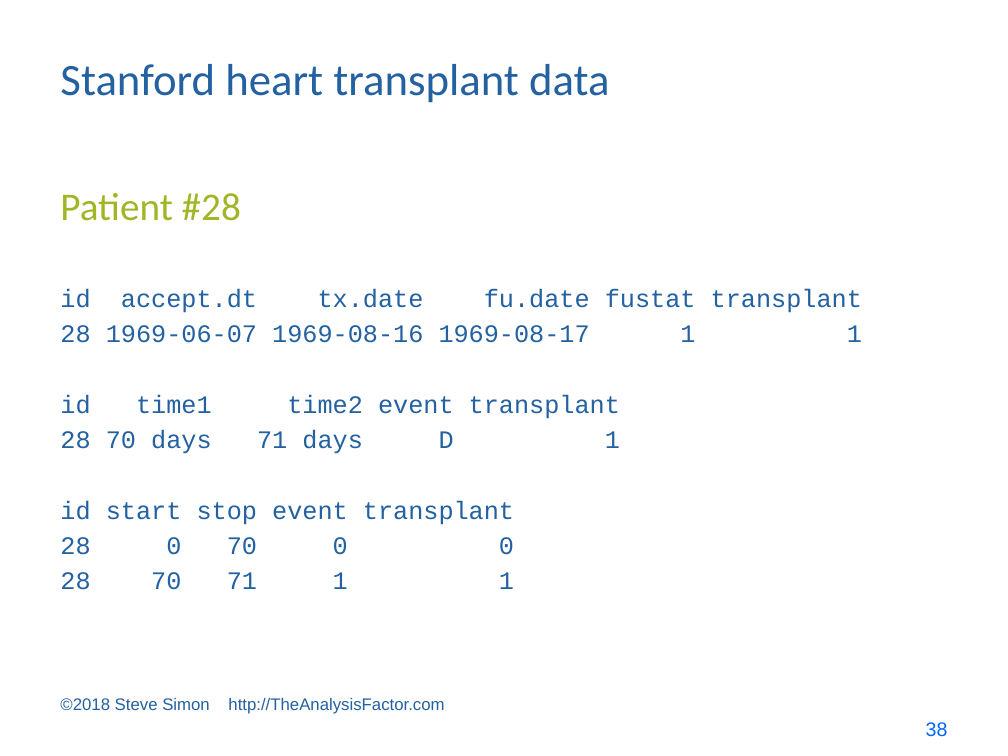
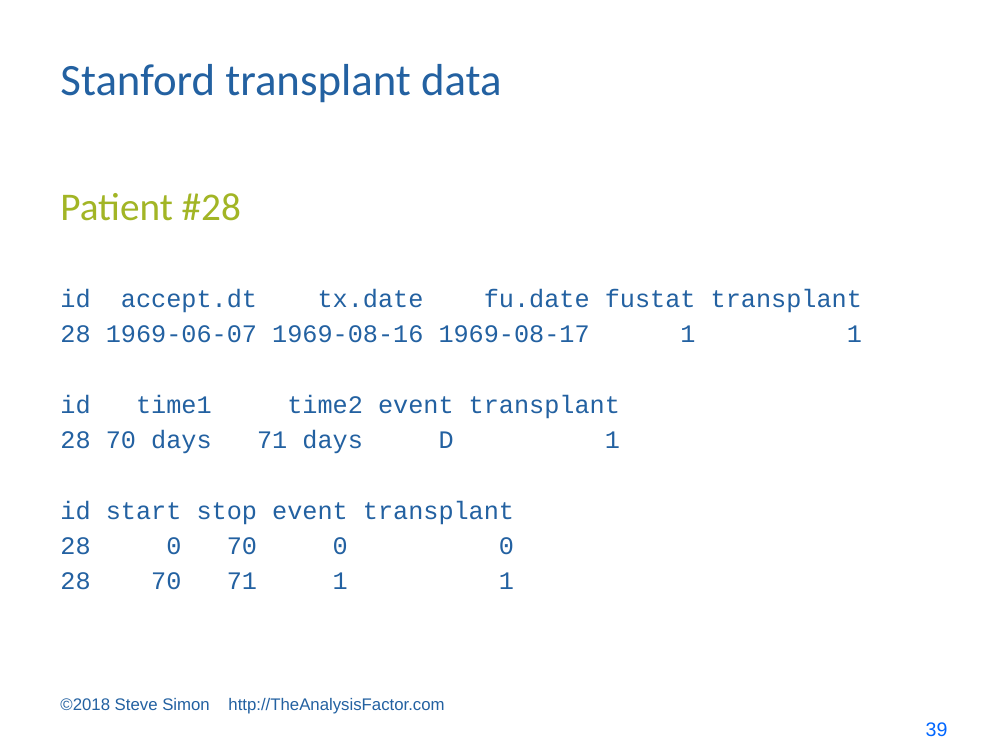
Before and after one commit to pmean/survival-models, a slide deck: slide 39 of bin/survival lecture 6.pptx (slide 38 before the commit). Drawn at 1008x756 pixels with LibreOffice and Linux fonts; fonts in the diff are those of the drawing. Boxes give left, top, right and bottom in pixels: in the first picture for what was removed or moved away, otherwise in the second. Text is boxed around its words. In the diff, an @@ line names an element or a change of style, - is before the commit and + after.

Commit message:
Added new data sets for lectures 7 and 8

```diff
--- a/bin/survival lecture 6.pptx
+++ b/bin/survival lecture 6.pptx
@@ title at bbox=[60, 64, 502, 103]: text changed @@
-Stanford heart transplant data
+Stanford transplant data
@@ page number at bbox=[926, 722, 948, 737]: text changed @@
-38
+39
```
Also in this commit, not shown: 12 other slides changed, 2 slides added, 14 other files.
